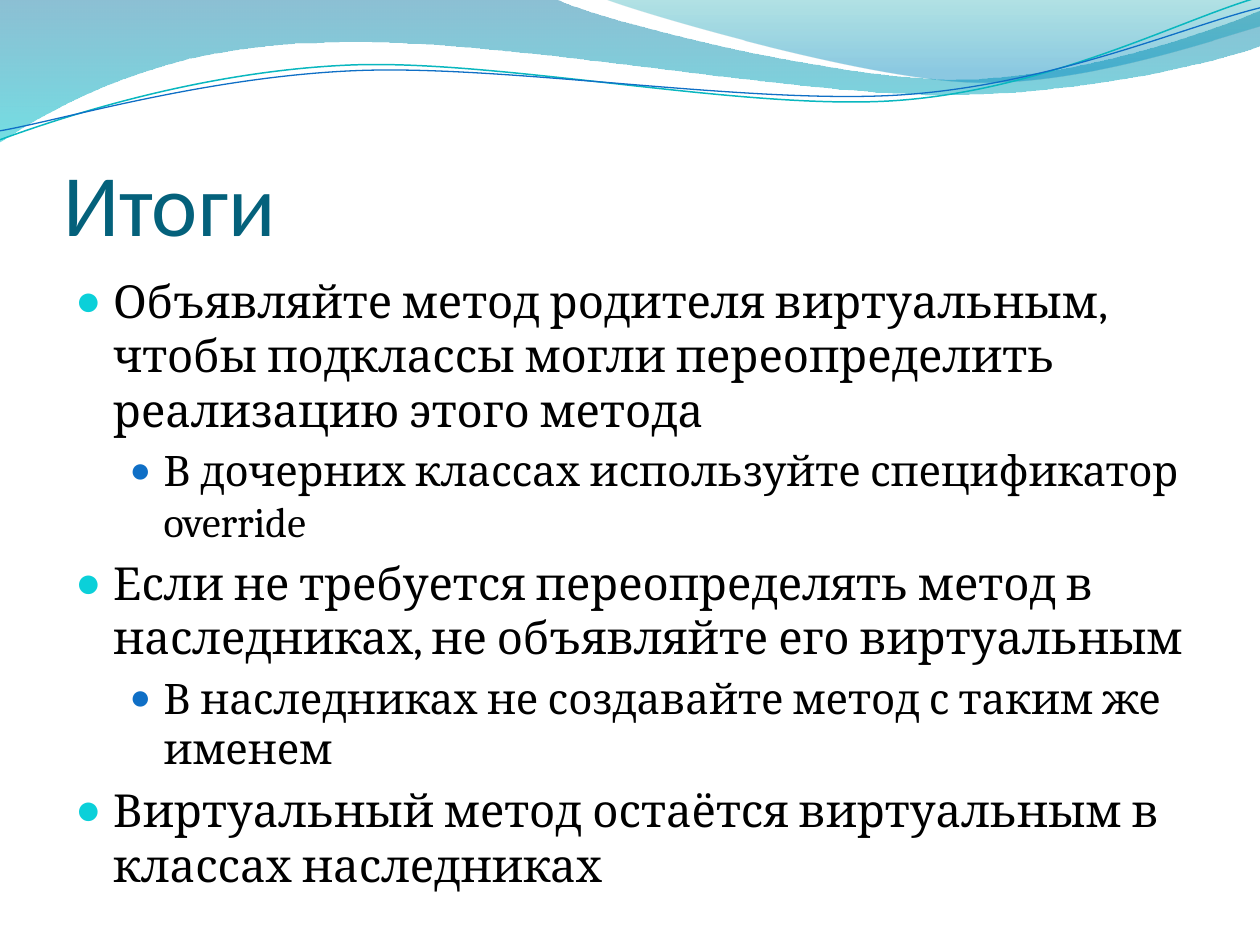
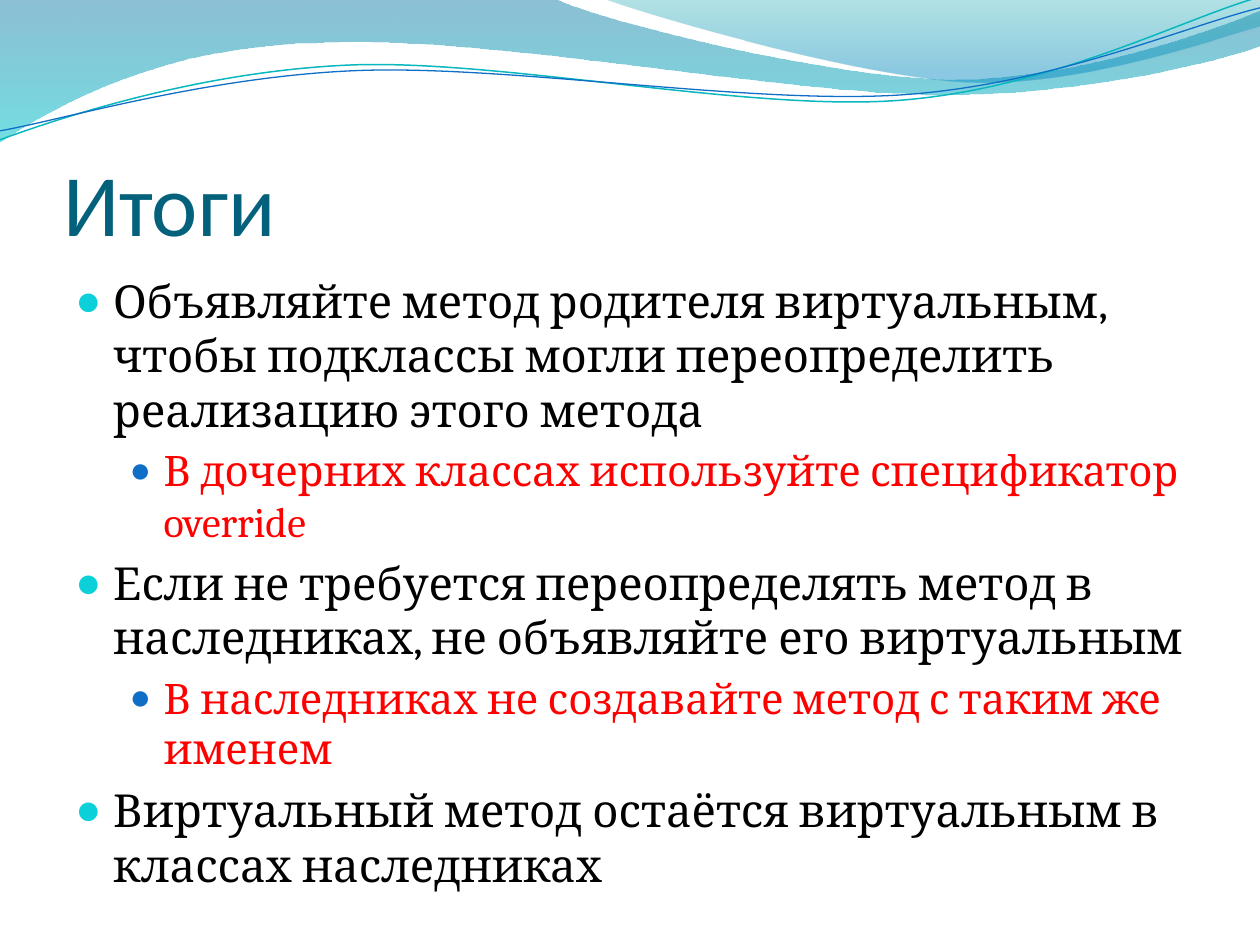
Before and after one commit to alexey-malov/oop, a slide deck: slide 27 of lectures/03/Наследование и полиморфизм.pptx. Drawn at 1260x945 pixels with LibreOffice and Linux fonts; fonts in the diff are those of the drawing; background and template pictures are left out. Boxes give left, top, right and bottom in pixels: in the first picture for what was removed or moved away, otherwise in the second. Text is boxed around its words. In the diff, an @@ line names an element or a change of style, - is before the commit and + after.

```diff
--- a/lectures/03/Наследование и полиморфизм.pptx
+++ b/lectures/03/Наследование и полиморфизм.pptx
@@ text at (164, 454, 1178, 765): text colour #000000 to #FF0000 in "В дочерних классах используйте спецификатор override", "В наследниках не создавайте метод с таким ..." @@
```
Also in this commit, not shown: 2 other slides changed, 2 other files.
